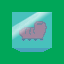
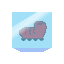
Layered file, before and after one edit (64×64). Changes by layer:
hid "Background" over [0, 0, 64, 64]
